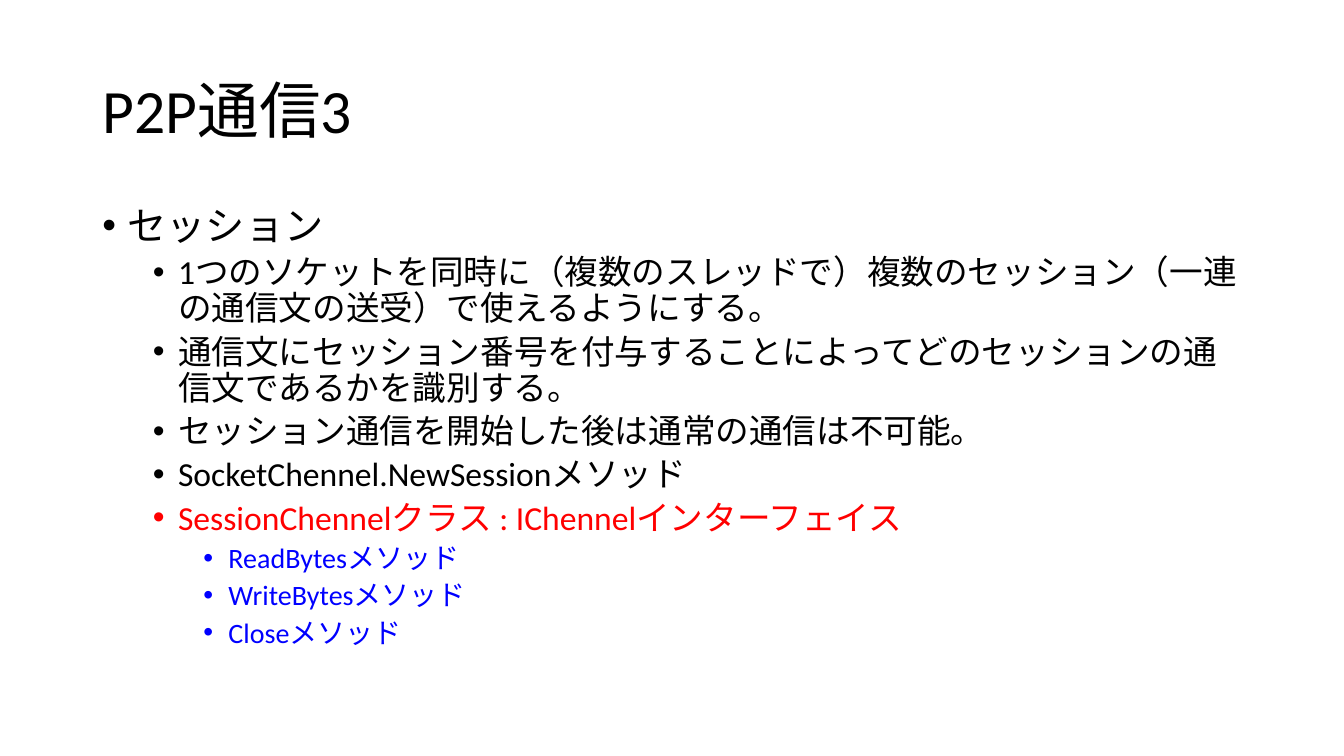
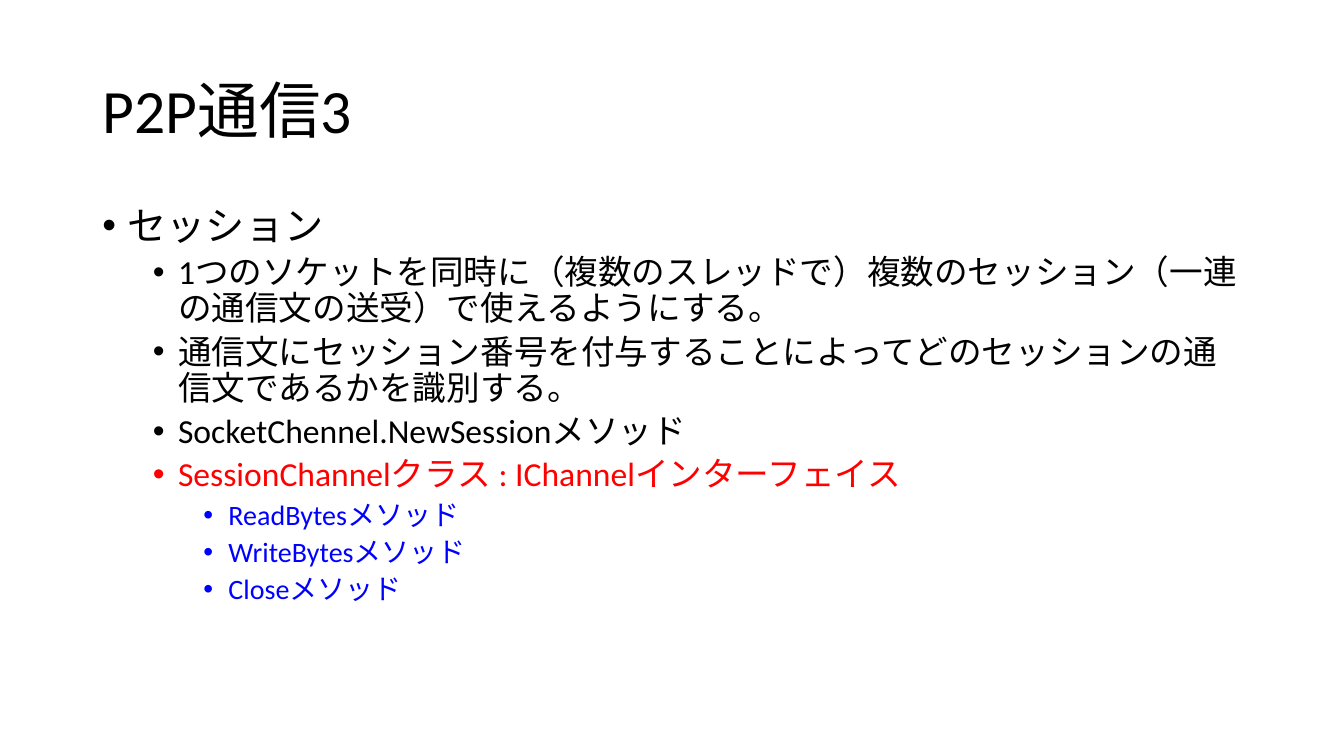
Before and after one commit to pizyumi/CREA, a slide deck: slide 13 of CREA2014/CREACOIN.pptx. Drawn at 1344x756 pixels with LibreOffice and Linux fonts; fonts in the diff are those of the drawing. Boxes give left, top, right and bottom in pixels: in the first picture for what was removed or moved away, otherwise in the second. Text is boxed around its words. In the diff, an @@ line names an element or a change of style, - is before the commit and + after.

```diff
--- a/CREA2014/CREACOIN.pptx
+++ b/CREA2014/CREACOIN.pptx
@@ text at <box>178,414,984,446</box>: paragraph removed @@
-  • セッション通信を開始した後は通常の通信は不可能。
@@ text at <box>178,459,901,488</box>: text changed @@
-  • SessionChennelクラス : IChennelインターフェイス
+  • SessionChannelクラス : IChannelインターフェイス
```
Also in this commit, not shown: 2 other slides changed, 4 other files.
